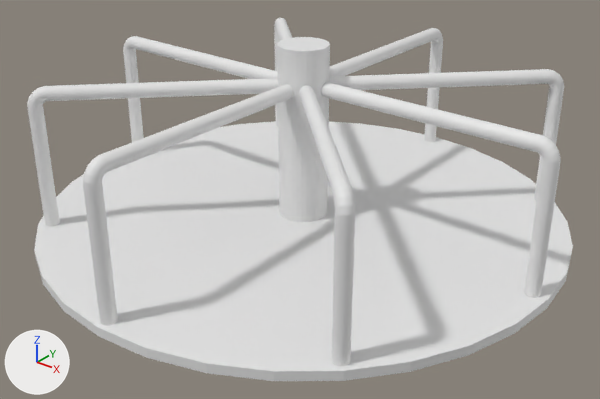
An edit to the Blender file Game/Assets/Our Assets/Models/FixedMarrygoround.blend, drawn before and after from the same camera.
Rendered twice from a camera (50 mm lens) standing at (4.67, -5.89, 3.86) and looking at (0.13, -0.21, 0.34). The axes (+X, +Y, +Z) are drawn at lower left. The lights are the same throughout.
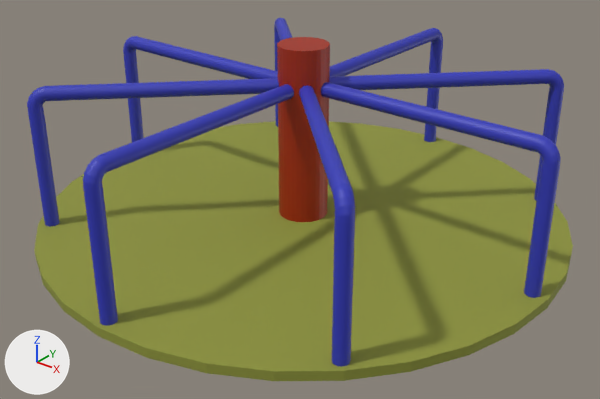
What differs and where, as boxes [x1, y1, x2, y2] in the pictures (600 x 399 px):
```json
{"object": "Base", "change": "recoloured", "before": [34, 121, 573, 381], "after": [34, 121, 573, 381], "on screen": "white to yellow"}
{"object": "Center", "change": "recoloured", "before": [277, 37, 330, 222], "after": [277, 37, 330, 222]}
{"object": "Cylinder.006", "change": "recoloured", "before": [321, 82, 561, 298], "after": [321, 82, 561, 298], "on screen": "white to blue"}
{"object": "Cylinder.002", "change": "recoloured", "before": [83, 84, 294, 326], "after": [83, 84, 294, 326], "on screen": "grey to blue"}
{"object": "Cylinder.001", "change": "recoloured", "before": [27, 78, 279, 226], "after": [27, 78, 279, 226], "on screen": "white to blue"}
{"object": "Cylinder.004", "change": "recoloured", "before": [299, 86, 355, 366], "after": [299, 86, 355, 366], "on screen": "white to blue"}
{"object": "Cylinder.005", "change": "recoloured", "before": [329, 69, 564, 201], "after": [329, 69, 564, 201], "on screen": "white to blue"}
{"object": "Cylinder.008", "change": "recoloured", "before": [123, 36, 278, 142], "after": [123, 36, 278, 142], "on screen": "white to blue"}
{"object": "Cylinder.007", "change": "recoloured", "before": [329, 28, 443, 142], "after": [329, 28, 443, 142], "on screen": "grey to blue"}
{"object": "Cylinder.003", "change": "recoloured", "before": [274, 18, 292, 127], "after": [274, 18, 292, 127], "on screen": "white to blue"}
```

The change, as JSON lines over the scene's bpy script:
```json
{"op": "add", "block": "mat_material_002", "code": ["mat_material_002 = principled_material('Material.002')", "mat_material_002.base_color = (0.0314, 0.0404, 0.487)  # blue #3239b9"]}
{"op": "add", "block": "mat_material_001", "code": ["mat_material_001 = principled_material('Material.001')", "mat_material_001.base_color = (0.376, 0.0199, 0.0)  # brown #a52700"]}
{"op": "add", "block": "mat_material", "code": ["mat_material = principled_material('Material')", "mat_material.base_color = (0.277, 0.303, 0.0432)  # yellow #90963b", "mat_material.roughness = 0.808"]}
{"block": "me_circle", "where": "me_circle.from_pydata(...)  # 65 vertices, 37 faces, 4 loose edges; spans x -2.61..2.61, y -2.61..2.61, z 0.0..0.09"}
{"op": "add", "block": "me_circle", "code": "me_circle.materials.append(mat_material)  # yellow #90963b"}
{"block": "me_cylinder", "where": "me_cylinder.from_pydata(...)  # 96 vertices, 66 faces; spans x -1.52..1.52, y -1.52..1.52, z -1.15..0.22"}
{"op": "add", "block": "me_cylinder", "code": "me_cylinder.materials.append(mat_material_001)  # brown #a52700"}
{"block": "me_cylinder_001", "where": "me_cylinder_001.from_pydata(...)  # 256 vertices, 226 faces; spans x -1.0..34.2, y -1.0..1.0, z -1.0..1.9"}
{"op": "add", "block": "me_cylinder_001", "code": "me_cylinder_001.materials.append(mat_material_002)  # blue #3239b9"}
{"block": "me_cylinder_002", "where": "me_cylinder_002.from_pydata(...)  # 256 vertices, 226 faces; spans x -1.0..34.2, y -1.0..1.0, z -1.0..1.9"}
{"op": "add", "block": "me_cylinder_002", "code": "me_cylinder_002.materials.append(mat_material_002)  # blue #3239b9"}
{"block": "me_cylinder_004", "where": "me_cylinder_004.from_pydata(...)  # 256 vertices, 226 faces; spans x -1.0..34.2, y -1.0..1.0, z -1.0..1.9"}
{"op": "add", "block": "me_cylinder_004", "code": "me_cylinder_004.materials.append(mat_material_002)  # blue #3239b9"}
{"block": "me_cylinder_010", "where": "me_cylinder_010.from_pydata(...)  # 256 vertices, 226 faces; spans x -1.0..34.2, y -1.0..1.0, z -1.0..1.9"}
{"op": "add", "block": "me_cylinder_010", "code": "me_cylinder_010.materials.append(mat_material_002)  # blue #3239b9"}
{"block": "me_cylinder_011", "where": "me_cylinder_011.from_pydata(...)  # 256 vertices, 226 faces; spans x -1.0..34.2, y -1.0..1.0, z -1.0..1.9"}
{"op": "add", "block": "me_cylinder_011", "code": "me_cylinder_011.materials.append(mat_material_002)  # blue #3239b9"}
{"block": "me_cylinder_007", "where": "me_cylinder_007.from_pydata(...)  # 256 vertices, 226 faces; spans x -1.0..34.2, y -1.0..1.0, z -1.0..1.9"}
{"op": "add", "block": "me_cylinder_007", "code": "me_cylinder_007.materials.append(mat_material_002)  # blue #3239b9"}
{"block": "me_cylinder_008", "where": "me_cylinder_008.from_pydata(...)  # 256 vertices, 226 faces; spans x -1.0..34.2, y -1.0..1.0, z -1.0..1.9"}
{"op": "add", "block": "me_cylinder_008", "code": "me_cylinder_008.materials.append(mat_material_002)  # blue #3239b9"}
{"block": "me_cylinder_009", "where": "me_cylinder_009.from_pydata(...)  # 256 vertices, 226 faces; spans x -1.0..34.2, y -1.0..1.0, z -1.0..1.9"}
{"op": "add", "block": "me_cylinder_009", "code": "me_cylinder_009.materials.append(mat_material_002)  # blue #3239b9"}
```
